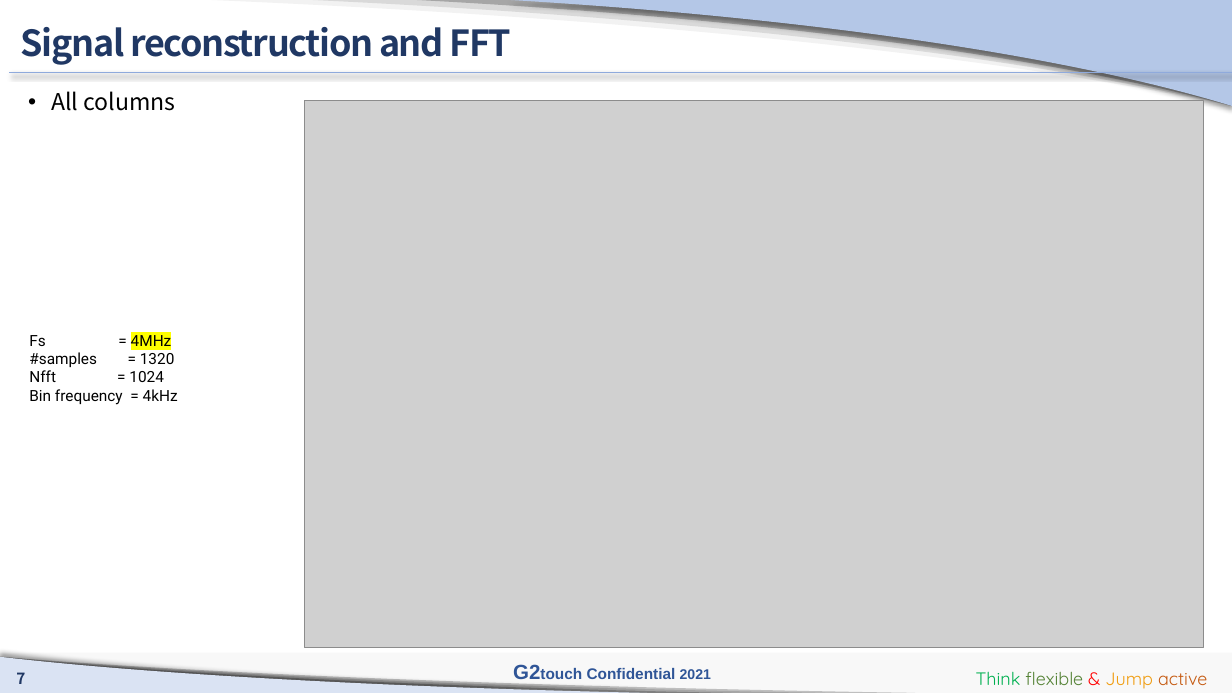
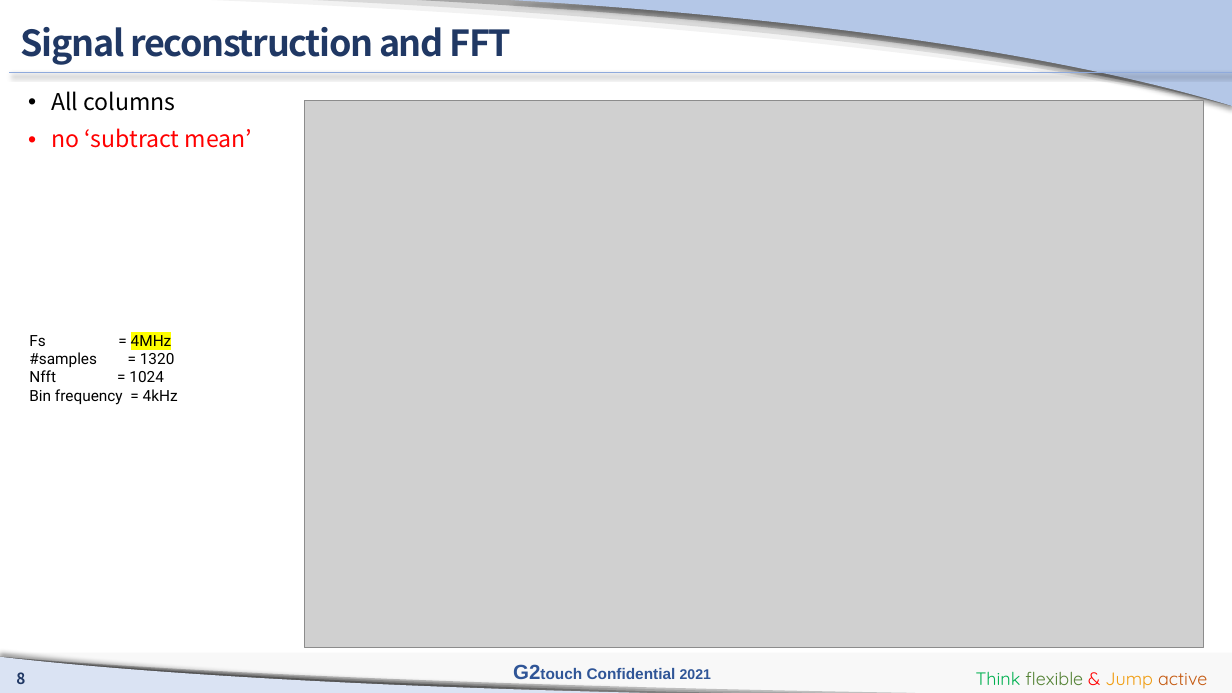
Before and after one commit to manhduc1811/MPP-EVB-ADC-test, a slide deck: slide 8 of G2touch_D2center_mducng_EVB_AFE_Simulation_210202_v2.pptx (slide 7 before the commit). Drawn at 1232x693 pixels with LibreOffice and Linux fonts; fonts in the diff are those of the drawing; grey boxes stand for pictures; background and template pictures are left out. Boxes give left, top, right and bottom in pixels: in the first picture for what was removed or moved away, otherwise in the second. Text is boxed around its words. In the diff, an @@ line names an element or a change of style, - is before the commit and + after.

```diff
--- a/G2touch_D2center_mducng_EVB_AFE_Simulation_210202_v2.pptx
+++ b/G2touch_D2center_mducng_EVB_AFE_Simulation_210202_v2.pptx
@@ text at [51,128,252,148]: paragraph added @@
+• no ‘subtract mean’
@@ page number at [16,672,25,684]: text changed @@
-7
+8
```
Also in this commit, not shown: 11 other slides changed, 3 slides added, 1 other file.
